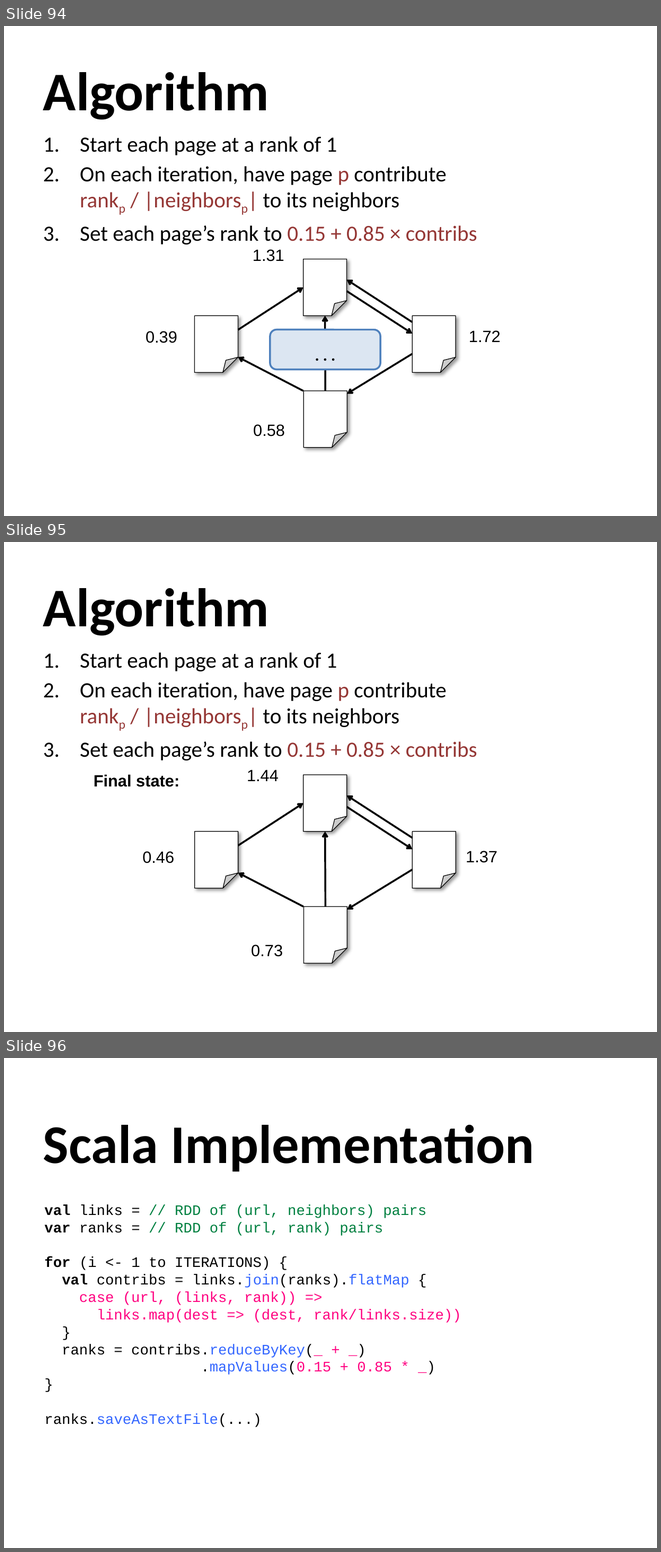
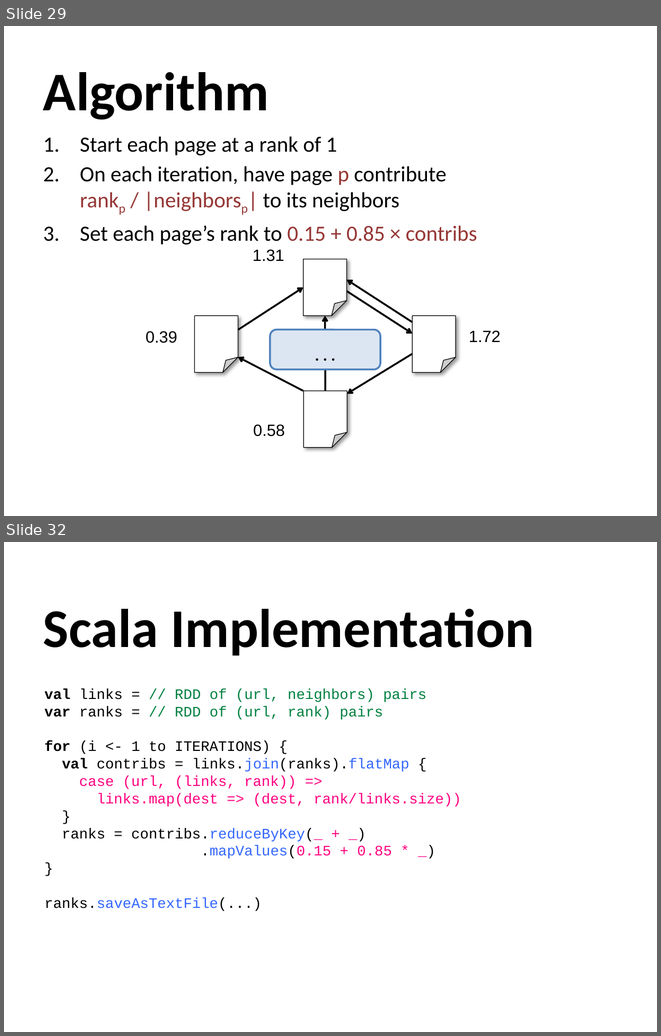
Before and after one commit to mahtabgodara/spark-repo, a slide deck: slides/RDD-4-spark.pptx. Shown one above the other, each under a label of ours: slides 94, 95 and 96 before the commit, slides 29 and 32 after it; the slides between them are not shown. The pictures are 661x1552 and 661x1036 pixels, drawn with LibreOffice and Linux fonts; fonts in the diff are those of the drawing. Boxes give left, top, right and bottom in pixels: in the first picture for what was removed or moved away, otherwise in the second. Text is boxed around its words. In the diff, an @@ line names an element or a change of style, - is before the commit and + after.

```diff
--- a/slides/RDD-4-spark.pptx
+++ b/slides/RDD-4-spark.pptx
@@ slide 95 removed at bbox=[4, 542, 657, 1032], background #FFFFFF @@
@@ title removed at bbox=[43, 588, 269, 636] @@
-Algorithm
@@ text removed at bbox=[80, 652, 477, 760] @@
-1. Start each page at a rank of 1
-2. On each iteration, have page p contribute
-   rankp / |neighborsp| to its neighbors
-3. Set each page’s rank to 0.15 + 0.85 × contribs
@@ group removed at bbox=[94, 769, 497, 963]: 6 arrows, 5 texts, 4 folded corners @@
-0.46
-1.37
-1.44
-0.73
-Final state:
@@ what was slide 94 is now slide 29 @@
@@ what was slide 96 is now slide 32 @@
```
Also in this commit, not shown: 3 slides changed, 3 slides added, 3 other slides removed.
